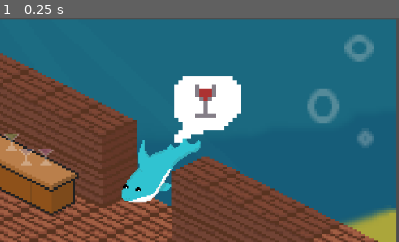
Above: before the commit, frame 1.
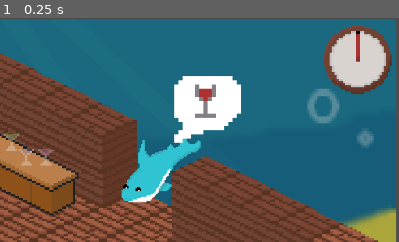
Above: after the commit, the same moment.

Repository: jkopano/barber-fish-barber-shop
Game: Godot game, scene res://src/scenes/LvL1/tilemap.tscn
The game is run twice, just before and just after one commit, with the same random seed, the same clock (stepped at 60 frames per second) and the same inputs.
Inputs:
- Up to frame 1 (0.25 s): no input
The pictures show only the part of the screen within x 50-100%, y 0-50%; the shares and areas given below are measured in that part.

The runs differ from the first frame. In frame 1, 4.1% of the frame differs, in the area x 80-99%, y 3-34%.

Commit message:
pushing hard

Diff:
--- a/src/game/game.gd
+++ /dev/null
@@ -1,13 +0,0 @@
-extends Node2D
-
-
-func return_to_main():
-	Globals.serializeData.level += 1
-
-	var old_node = get_node("Deck")
-	remove_child(old_node)
-	old_node.queue_free()
-
-	var new_node_scene = load("res://src/scenes/LvL1/tilemap.tscn")
-	var new_node = new_node_scene.instantiate()
-	add_child(new_node)
--- a/src/game/game.tscn
+++ /dev/null
@@ -1,15 +0,0 @@
-[gd_scene load_steps=4 format=3 uid="uid://b18m1ap057o0q"]
-
-[ext_resource type="Script" uid="uid://c1hsaccoeagd0" path="res://src/game/game.gd" id="1_kgj8g"]
-[ext_resource type="PackedScene" uid="uid://balwn7nail4e1" path="res://src/scenes/LvL1/tilemap.tscn" id="1_qnjlk"]
-[ext_resource type="PackedScene" uid="uid://denucgk2m3s66" path="res://src/scenes/clock/clock.tscn" id="2_s6lek"]
-
-[node name="Game" type="Node2D"]
-script = ExtResource("1_kgj8g")
-
-[node name="Deck" parent="." instance=ExtResource("1_qnjlk")]
-
-[node name="Clock" parent="." instance=ExtResource("2_s6lek")]
-position = Vector2(520, -265)
-
-[connection signal="swap_scene" from="Deck" to="." method="_on_tilemap_swap_scene"]
--- a/src/globals.gd
+++ b/src/globals.gd
@@ -15,6 +15,8 @@
 	DENTIST,
 }
 
+var time_elapsed = 0
+
 var serializeData = {
 	pos = Vector2(0, 0),
 	frame = 1,
--- a/src/scenes/LvL1/tilemap.tscn
+++ b/src/scenes/LvL1/tilemap.tscn
@@ -16,6 +16,7 @@
 [ext_resource type="Texture2D" uid="uid://m3qbvtd31lem" path="res://sprites/levels/winko-point.png" id="13_68jg1"]
 [ext_resource type="Texture2D" uid="uid://s46x68lh0u5k" path="res://sprites/levels/nozycki-point.png" id="15_6hthj"]
 [ext_resource type="Texture2D" uid="uid://cwsmpfky4csqc" path="res://sprites/fryzjer/komoda-lustro.png" id="15_it7ct"]
+[ext_resource type="PackedScene" uid="uid://denucgk2m3s66" path="res://src/scenes/clock/clock.tscn" id="17_68jg1"]
 
 [sub_resource type="WorldBoundaryShape2D" id="WorldBoundaryShape2D_u1kat"]
 normal = Vector2(-0.469209, 0.883087)
@@ -210,6 +211,9 @@
 scale = Vector2(3.107, 3.107)
 tile_map_data = PackedByteArray("AAD5////AwAAAAAAAAD5/wAAAwAAAAAAAAD7//3/AwAAAAAAAAD8//z/AwAAAAAAAAD9//z/AwAAAAAAAAD+// …(304 unchanged characters)…
 tile_set = SubResource("TileSet_fc11b")
+
+[node name="zegar" parent="." instance=ExtResource("17_68jg1")]
+position = Vector2(517, -262)
 
 [node name="Area2D" type="Area2D" parent="."]
 
--- a/src/scenes/clock/zegar.gd
+++ b/src/scenes/clock/zegar.gd
@@ -8,25 +8,26 @@
 var time = 60.0
 var for_every : float
 var next_rotate : float
-var time_elapsed := 0.0
+# var time_elapsed := 0.0
 var ispaused = false
 
 func _ready() -> void:
-	for_every = time / 16
+	for_every = time / 12
 	next_rotate = for_every
 
 func _process(delta: float) -> void:
+	print(Globals.time_elapsed)
 	if ispaused == false:
-		time_elapsed += delta
+		Globals.time_elapsed += delta
 
-	if next_rotate <= time_elapsed:
-		kreska.rotation += 0.3926991
+	if next_rotate <= Globals.time_elapsed:
+		kreska.rotation = deg_to_rad(30) * ( int( Globals.time_elapsed ) / 12 + 1 )
 		next_rotate = next_rotate + for_every
 
-	if time * 0.75 <= time_elapsed:
+	if time * 0.75 <= Globals.time_elapsed:
 		tarcza.self_modulate = Color(255, 0, 0, 255)
 
-	if time <= time_elapsed:
+	if time <= Globals.time_elapsed:
 		print("game over")
 
 #
--- a/src/scenes/dentist/dentist-main.tscn
+++ b/src/scenes/dentist/dentist-main.tscn
@@ -15,6 +15,7 @@
 [ext_resource type="SpriteFrames" uid="uid://b7cjttbl7vdbf" path="res://src/scenes/dentist/fish_anim.tres" id="9_dc70q"]
 [ext_resource type="Texture2D" uid="uid://cfqvm0qb1od2h" path="res://sprites/dentist/brush2-2.0.png" id="9_svpao"]
 [ext_resource type="Script" uid="uid://celvaa7dgo1rh" path="res://src/scenes/dentist/fishAnimated.gd" id="10_d3hnj"]
+[ext_resource type="PackedScene" uid="uid://denucgk2m3s66" path="res://src/scenes/clock/clock.tscn" id="13_c6v1a"]
 
 [node name="main" type="Node2D"]
 texture_filter = 2
@@ -122,6 +123,9 @@
 expand_icon = true
 script = ExtResource("5_b13w4")
 
+[node name="zegar" parent="." instance=ExtResource("13_c6v1a")]
+position = Vector2(1120, 44)
+
 [node name="mouse following" type="Node2D" parent="."]
 script = ExtResource("8_yjrd2")
 
Not shown, removed: src/game/game.gd.uid
Not shown: 1 places in src/scenes/LvL1/tilemap.tscn that only renumber resources
Not shown: 1 places in src/scenes/dentist/dentist-main.tscn that only renumber resources
